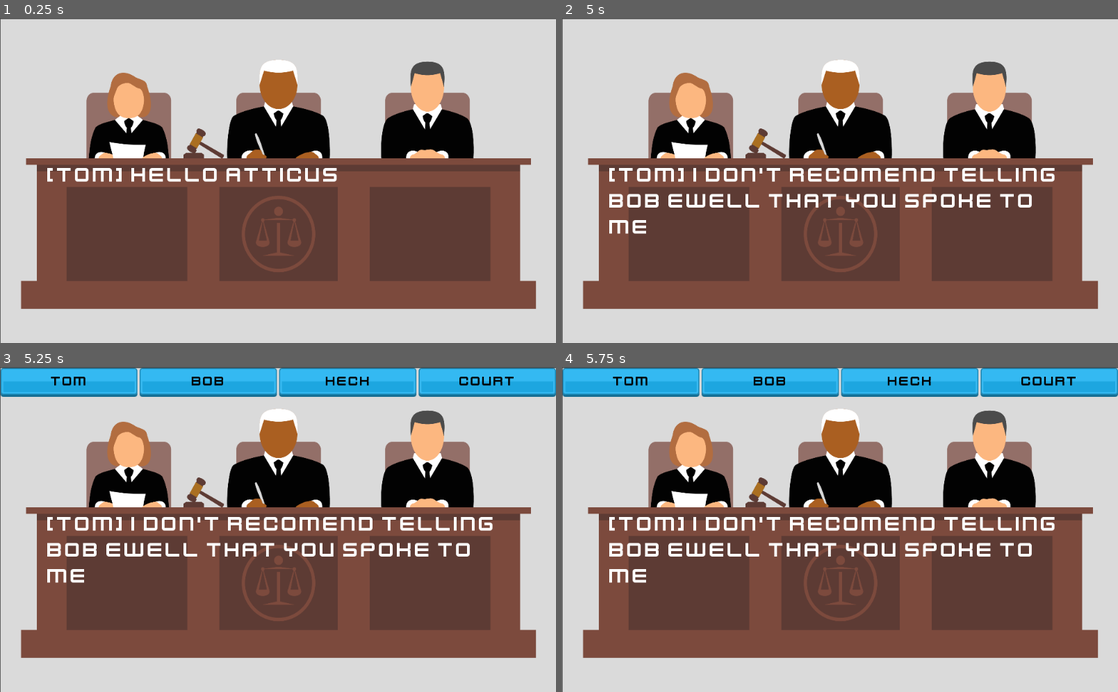
Above: before the commit, frames 1-4 (two rows, left to right).
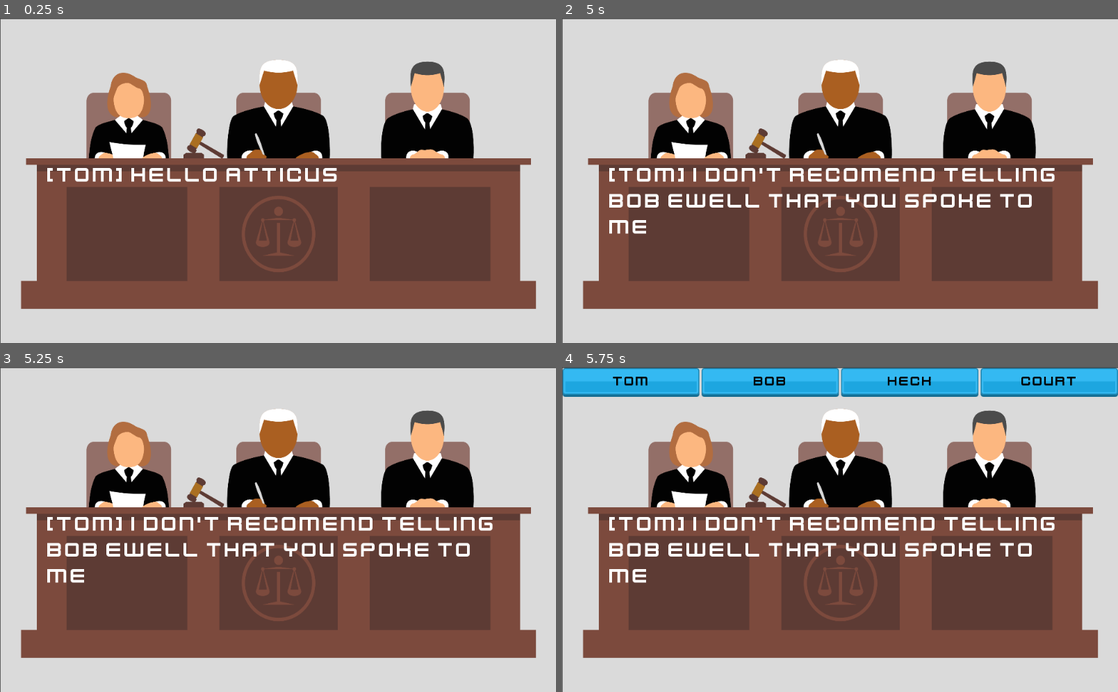
Above: after the commit, the same moments.

Repository: sneakyspy/Trial-of-Tom-Robinson
Game: Godot game, scene res://World.tscn
Same seed, same stepped clock (60 frames per second), same inputs: the game is played once before the commit and once after it.
Inputs:
- Up to frame 1 (0.25 s): no input
- Up to frame 2 (5 s): tap Enter (ui_accept) at 0.5, 0.77, 2, 2.27, 2.75, 3.5, 3.77, 4.25, 4.52 s; click "I have not" at 1.25 s
- Up to frame 3 (5.25 s): tap Enter (ui_accept) at 5 s
- Up to frame 4 (5.75 s): tap Enter (ui_accept) at 5.27 s

Frames 1-2 are identical in both runs. In frame 3, 8.9% of the frame differs, in the area x 0-100%, y 0-10%; in frame 4, nothing differs.

Commit message:
add court when talking to Tom

Diff:
--- a/Files/Tom Robinson.tres
+++ b/Files/Tom Robinson.tres
@@ -77,6 +77,10 @@
     "Text": "I don't recomend telling Bob Ewell that You spoke to me"
   },
   {
+    "Action": "Unlock",
+    "Text": "Court"
+  },
+  {
     "req": [
       "Mayella was beaten on the right"
     ],
